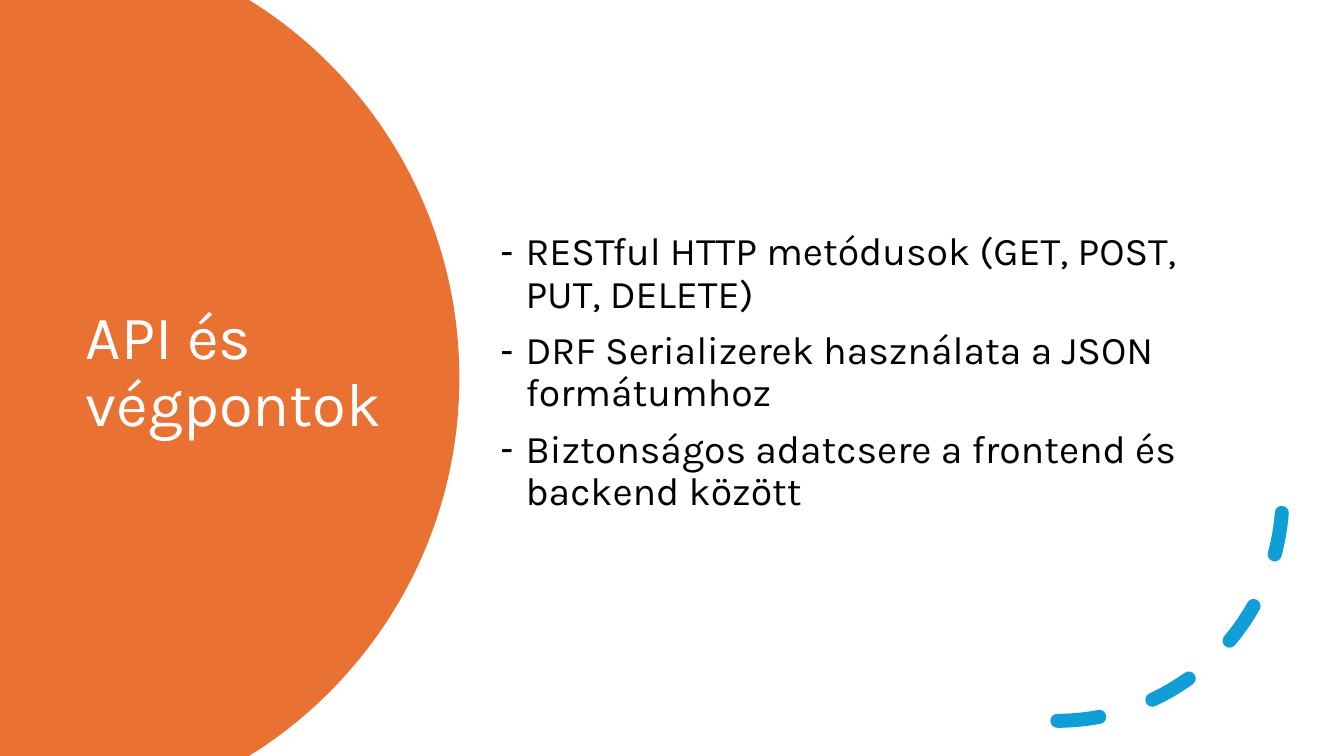
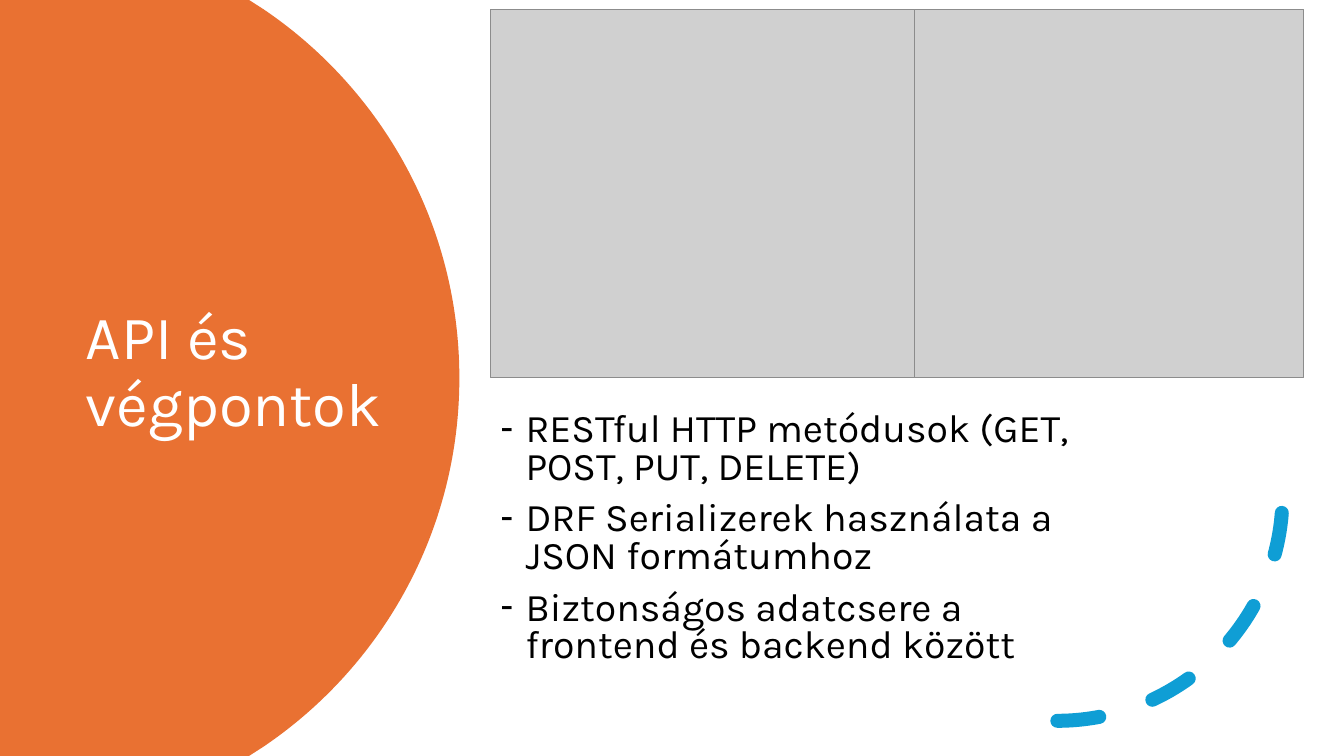
Before and after one commit to FesetoImre5/13_S1_8_vizsgaremek, a slide deck: slide 7 of Dokumentacio/Calentasker_bemutató.pptx. Drawn at 1344x756 pixels with LibreOffice and Linux fonts; fonts in the diff are those of the drawing; grey boxes stand for pictures. Boxes give left, top, right and bottom in pixels: in the first picture for what was removed or moved away, otherwise in the second. Text is boxed around its words. In the diff, an @@ line names an element or a change of style, - is before the commit and + after.

```diff
--- a/Dokumentacio/Calentasker_bemutató.pptx
+++ b/Dokumentacio/Calentasker_bemutató.pptx
@@ picture added at [490, 9, 914, 378] @@
@@ picture added at [880, 9, 1305, 378] @@
@@ text "RESTful HTTP metódusok (GET, POST, ...": place and size @@
-text "RESTful HTTP metódusok (GET, POST, ..." at [526, 235, 1176, 506]
+text "RESTful HTTP metódusok (GET, POST, ..." at [526, 412, 1068, 659]
@@ text "RESTful HTTP metódusok (GET, POST, ..." at [526, 412, 1068, 659]: line spacing 0.9 to 0.8 @@
```
Also in this commit, not shown: 6 other slides changed, 1 slide added, 3 other files.
